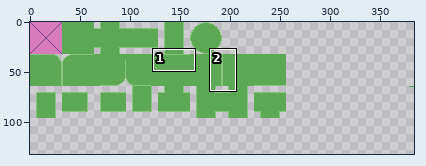
Two states of a sprite sheet, assets/sprites/terrain_tiles2.png. Above: a wide view before the commit, with the close-up outlined.
Close-up. Before:
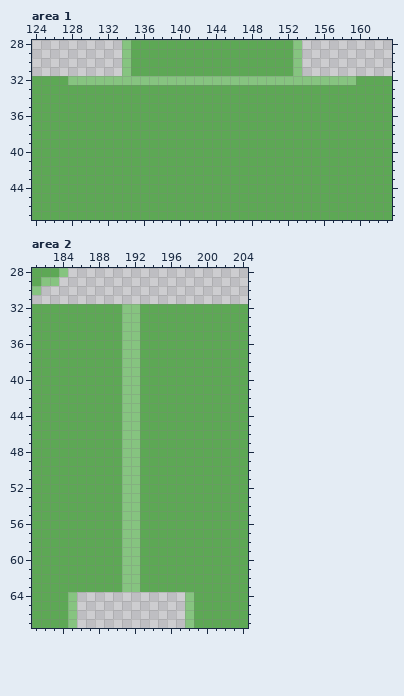
The file is 384x160 pixels. Shown: area 1: x 124..163, y 28..47; area 2: x 181..204, y 28..67. The wide view leaves out empty margins. The commit also changed other parts of the picture, which this record leaves out.
After the commit:
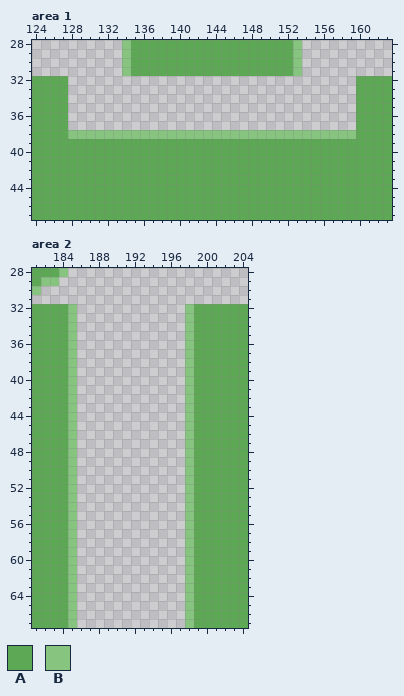
Palette (. is transparent): A #5da855  B #86c480
Difference:
Area 1:
y 32: x 128..159 BBBBBBBBBBBBBBBBBBBBBBBBBBBBBBBB -> ................................
y 33..37: x 128..159 AAAAAAAAAAAAAAAAAAAAAAAAAAAAAAAA -> ................................
y 38: x 128..159 AAAAAAAAAAAAAAAAAAAAAAAAAAAAAAAA -> BBBBBBBBBBBBBBBBBBBBBBBBBBBBBBBB
Area 2:
y 32..63: x 185..198 AAAAAABBAAAAAA -> B............B
Changed places in both close-ups, as pixel boxes (x1, y1, x2, y2):
changed: (68, 76, 356, 139)
changed: (68, 304, 194, 592)
